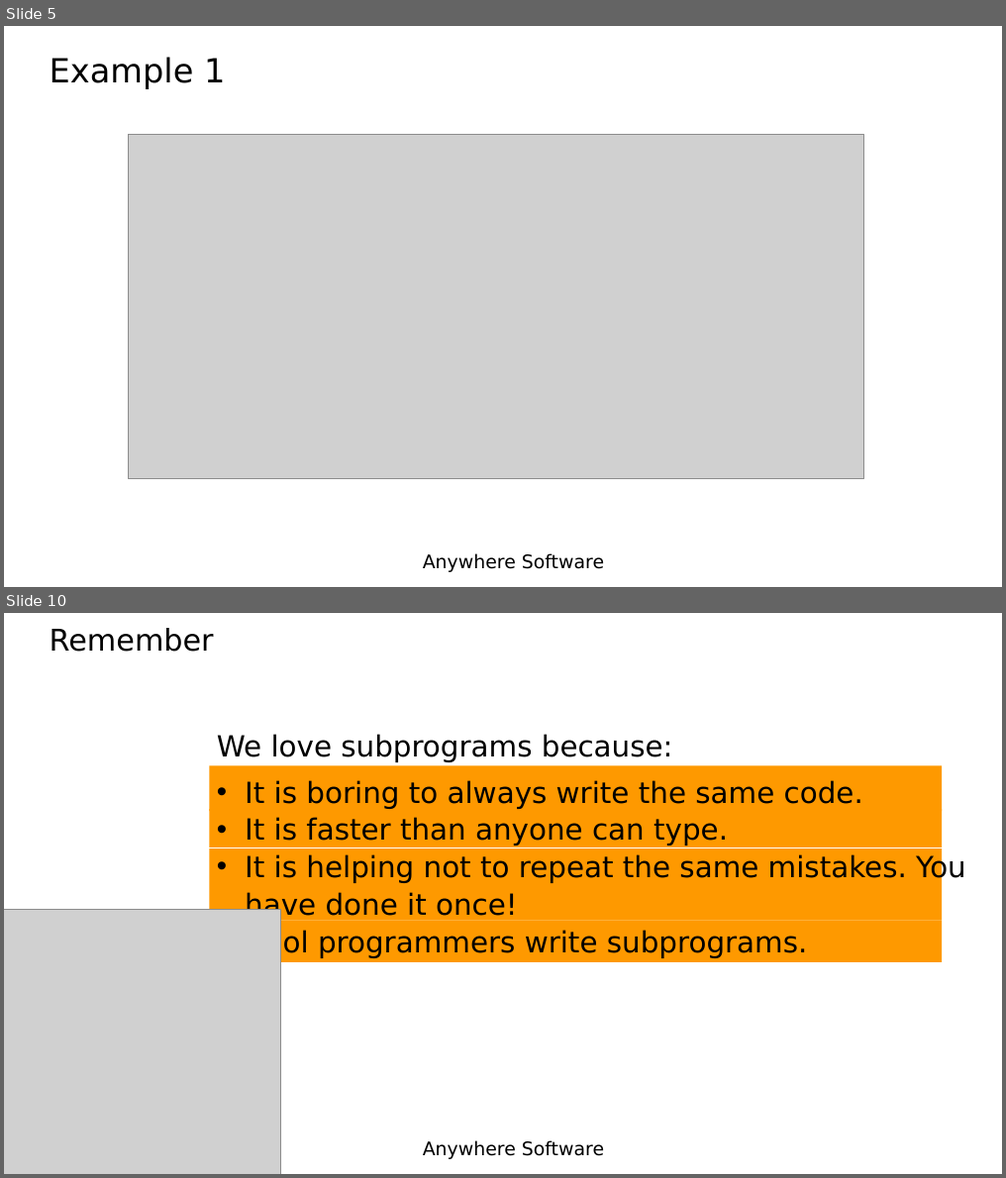
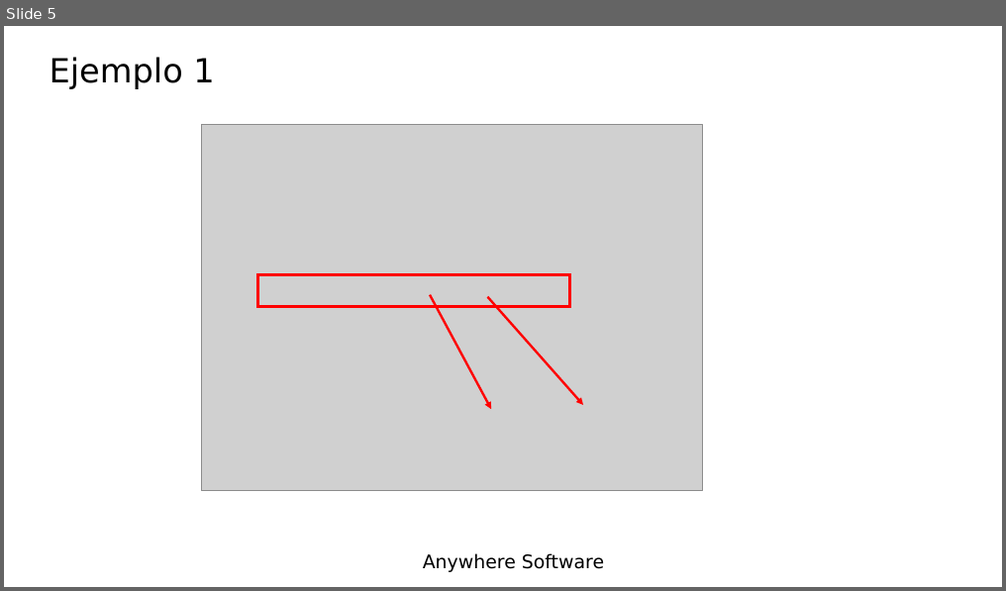
Before and after one commit to Lamashino/Teaching-B4J, a slide deck: Tema 8 - Subrutinas/Lesson8 - Subroutines.pptx. Shown one above the other, each under a label of ours: slides 5 and 10 before the commit, slide 5 after it; the slides between them are not shown. The pictures are 1006x1178 and 1006x591 pixels, drawn with LibreOffice and Linux fonts; fonts in the diff are those of the drawing; grey boxes stand for pictures; background and template pictures are left out. Boxes give left, top, right and bottom in pixels: in the first picture for what was removed or moved away, otherwise in the second. Text is boxed around its words. In the diff, an @@ line names an element or a change of style, - is before the commit and + after.

```diff
--- a/Tema 8 - Subrutinas/Lesson8 - Subroutines.pptx
+++ b/Tema 8 - Subrutinas/Lesson8 - Subroutines.pptx
@@ slide 10 removed at [4, 613, 1002, 1174], background picture (left out); not listed: 1 template element that a slide beside it also shows @@
@@ title removed at [50, 628, 214, 652] @@
-Remember
@@ text removed at [217, 734, 966, 959] @@
-We love subprograms because:
-• It is boring to always write the same code.
-• It is faster than anyone can type.
-• It is helping not to repeat the same mistakes. You have done it once!
-• Cool programmers write subprograms.
@@ rectangle removed at [209, 765, 942, 811] @@
@@ rectangle removed at [209, 809, 942, 848] @@
@@ rectangle removed at [209, 849, 942, 921] @@
@@ picture removed at [4, 909, 281, 1174] @@
@@ rectangle removed at [209, 921, 942, 962] @@
@@ slide 5 changed as well @@
@@ title at [50, 57, 214, 89]: text changed @@
-Example 1
+Ejemplo 1
@@ picture: place and size @@
-picture at [129, 135, 864, 478]
+picture at [201, 125, 702, 491]
@@ rectangle added at [257, 274, 570, 307], outline #FF0000 3 pt @@
@@ arrow added from (430, 294) to (491, 409), #FF0000 2.25 pt @@
@@ arrow added from (487, 297) to (583, 405), #FF0000 2.25 pt @@
```
Also in this commit, not shown: 3 other slides changed, 7 slides added, 6 other slides removed, 2 other files.
